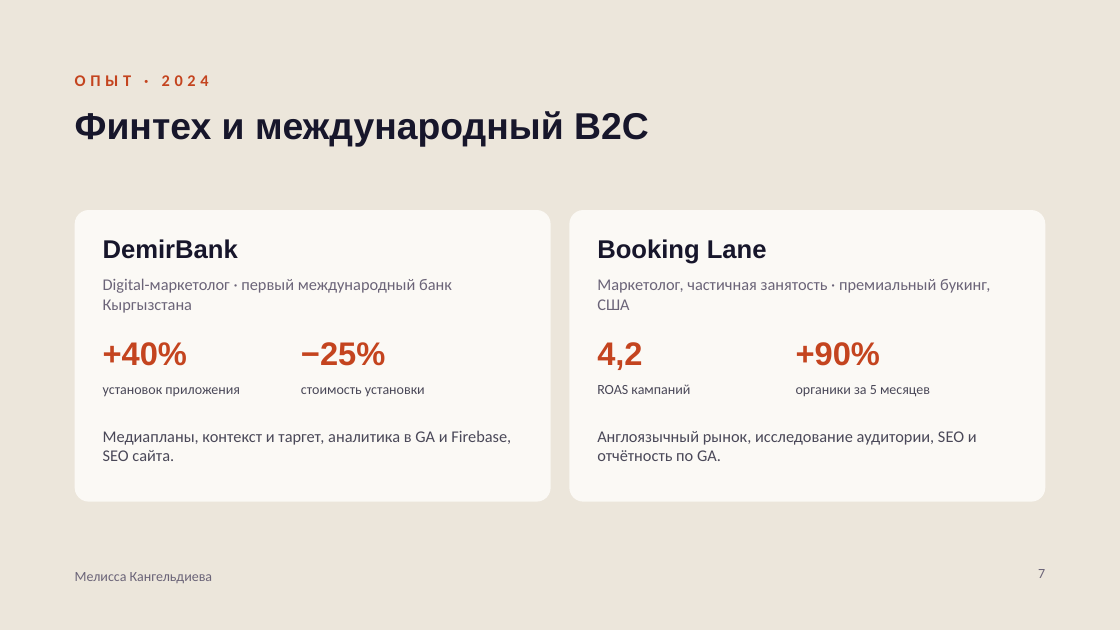
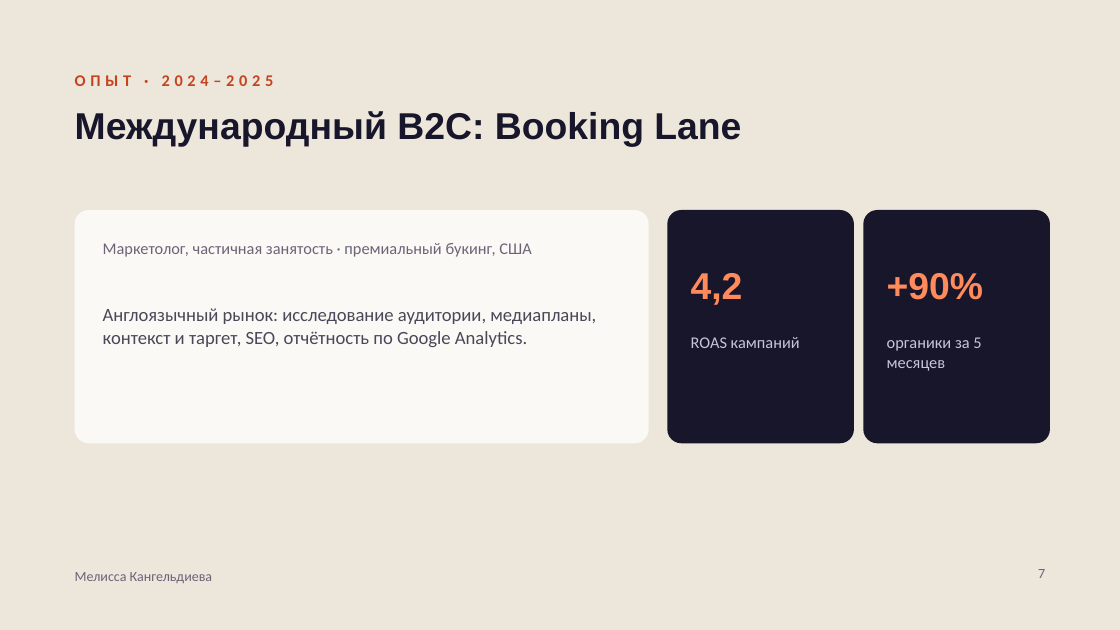
Before and after one commit to grosserschmid-wq/forexample, a slide deck: slide 7 of presentation/Kangeldieva_SMM.pptx. Drawn at 1120x630 pixels with LibreOffice and Linux fonts; fonts in the diff are those of the drawing. Boxes give left, top, right and bottom in pixels: in the first picture for what was removed or moved away, otherwise in the second. Text is boxed around its words. In the diff, an @@ line names an element or a change of style, - is before the commit and + after.

```diff
--- a/presentation/Kangeldieva_SMM.pptx
+++ b/presentation/Kangeldieva_SMM.pptx
@@ text at box(75, 75, 274, 86): text changed @@
-ОПЫТ · 2024
+ОПЫТ · 2024–2025
@@ title at box(75, 111, 741, 147): text changed @@
-Финтех и международный B2C
+Международный B2C: Booking Lane
@@ rounded rectangle: place and size @@
-rounded rectangle at box(75, 210, 551, 502)
+rounded rectangle at box(75, 210, 649, 444)
@@ rounded rectangle at box(75, 210, 649, 444): proportions changed @@
@@ text "Маркетолог, частичная занятость · премиальный ..." rewrapped from box(597, 279, 990, 310) to box(103, 243, 531, 257) @@
@@ text removed at box(103, 239, 238, 259) @@
-DemirBank
@@ rounded rectangle removed at box(570, 210, 1046, 502) @@
@@ text removed at box(597, 239, 767, 264) @@
-Booking Lane
@@ rounded rectangle added at box(667, 210, 854, 444), fill #17162B @@
@@ rounded rectangle added at box(864, 210, 1050, 444), fill #17162B @@
@@ text "4,2" at box(691, 273, 743, 305): size 28 to 32 pt, text colour #C4441F to #FF8A5B @@
@@ text "4,2": place and size @@
-text "4,2" at box(597, 342, 642, 370)
+text "4,2" at box(691, 273, 743, 305)
@@ text "+90%": place and size @@
-text "+90%" at box(796, 342, 880, 366)
+text "+90%" at box(887, 273, 984, 300)
@@ text "+90%" at box(887, 273, 984, 300): size 28 to 32 pt, text colour #C4441F to #FF8A5B @@
@@ text removed at box(103, 278, 452, 313) @@
-Digital-маркетолог · первый международный банк Кыргызстана
@@ text at box(103, 308, 596, 347): text changed; size 14 to 16 pt @@
-Англоязычный рынок, исследование аудитории, SEO и отчётность по GA.
+Англоязычный рынок: исследование аудитории, медиапланы, контекст и таргет, SEO, отчётность по Google Analytics.
@@ text removed at box(103, 342, 187, 366) @@
-+40%
@@ text removed at box(301, 342, 385, 366) @@
-−25%
@@ text "ROAS кампаний" at box(691, 337, 800, 348): size 12 to 14 pt, text colour #4A4858 to #C9C5D6 @@
@@ text "ROAS кампаний": place and size @@
-text "ROAS кампаний" at box(597, 384, 690, 394)
+text "ROAS кампаний" at box(691, 337, 800, 348)
@@ text "органики за 5 месяцев": place and size @@
-text "органики за 5 месяцев" at box(796, 385, 930, 397)
+text "органики за 5 месяцев" at box(887, 337, 981, 371)
@@ text "органики за 5 месяцев" at box(887, 337, 981, 371): size 12 to 14 pt, text colour #4A4858 to #C9C5D6 @@
@@ text removed at box(103, 387, 240, 397) @@
-установок приложения
@@ text removed at box(301, 387, 425, 396) @@
-стоимость установки
@@ text removed at box(103, 430, 511, 461) @@
-Медиапланы, контекст и таргет, аналитика в GA и Firebase, SEO сайта.
```
Also in this commit, not shown: 1 other slide changed, 2 other files.
